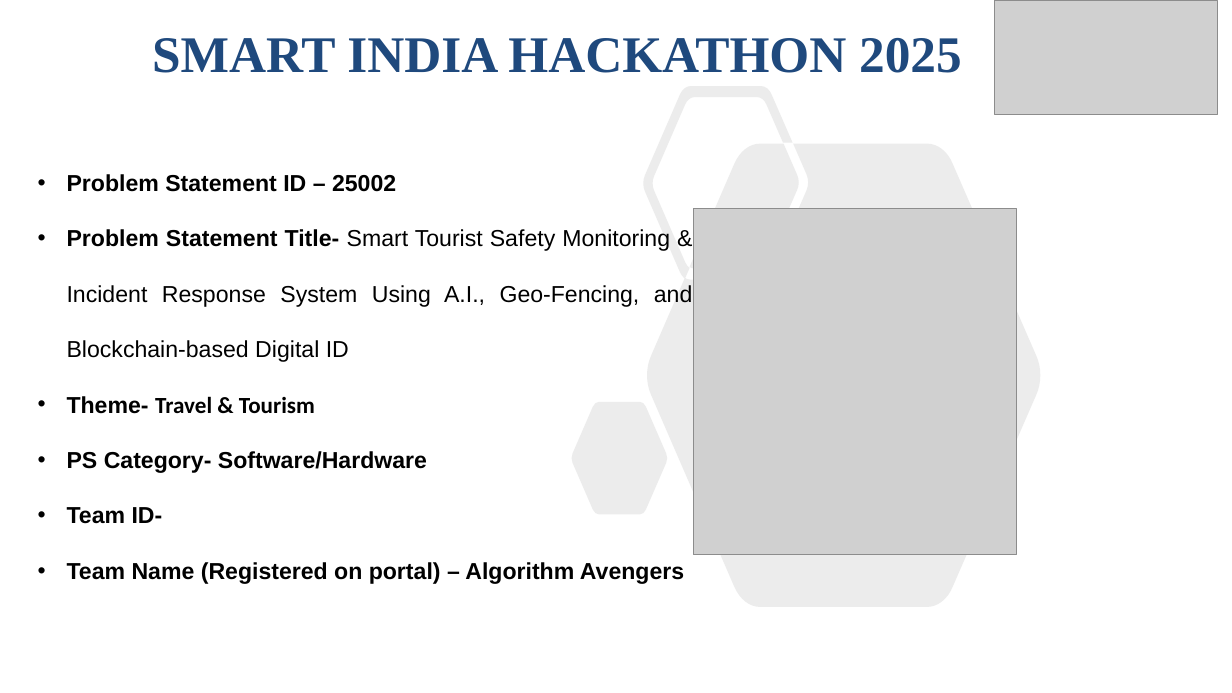
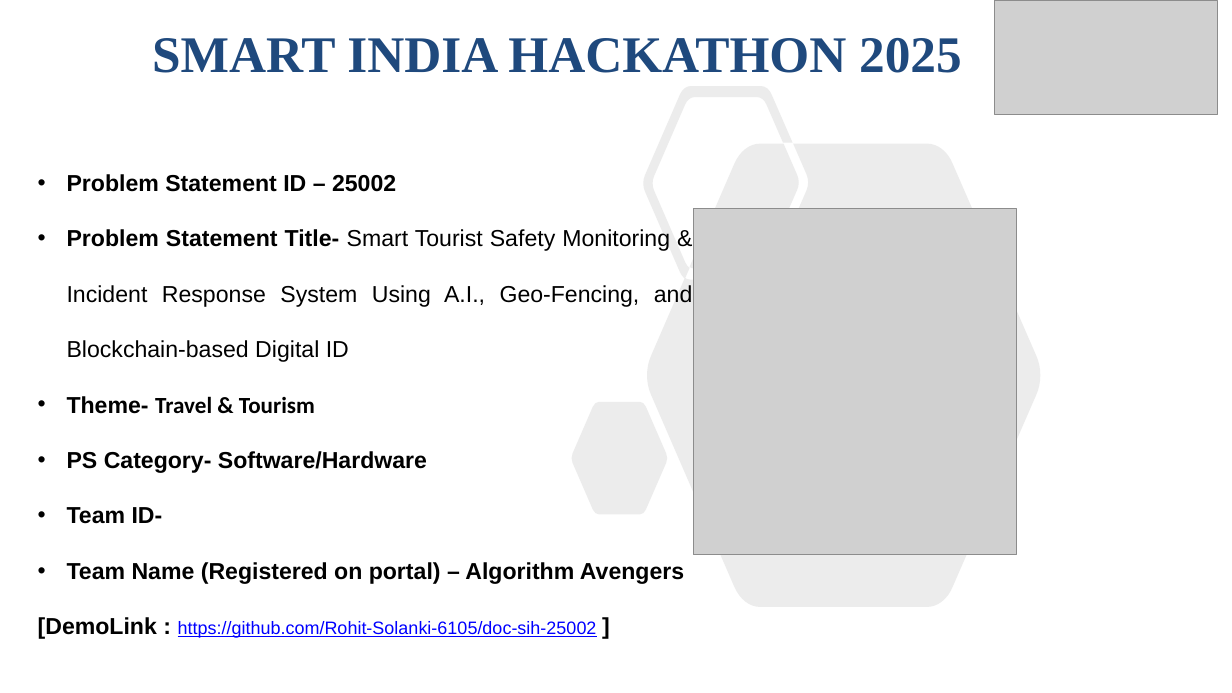
Before and after one commit to Rohit-Solanki-6105/doc-sih-25002, a slide deck: slide 1 of sih.pptx. Drawn at 1232x693 pixels with LibreOffice and Linux fonts; fonts in the diff are those of the drawing; grey boxes stand for pictures. Boxes give left, top, right and bottom in pixels: in the first picture for what was removed or moved away, otherwise in the second. Text is boxed around its words. In the diff, an @@ line names an element or a change of style, - is before the commit and + after.

Commit message:
Updated sih with github repo link

```diff
--- a/sih.pptx
+++ b/sih.pptx
@@ text at (x1=38, y1=617, x2=597, y2=639): paragraph added @@
+[DemoLink : https://github.com/Rohit-Solanki-6105/doc-sih-25002 ]
```
Also in this commit, not shown: 2 other slides changed, 1 slide removed.
